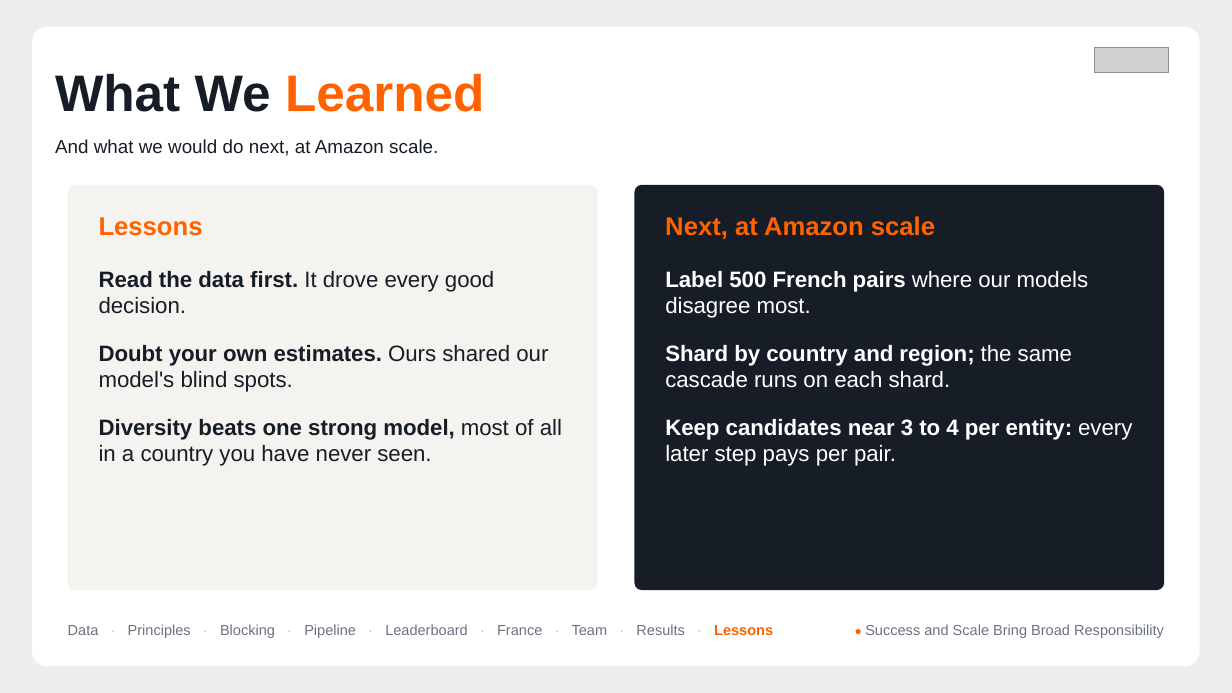
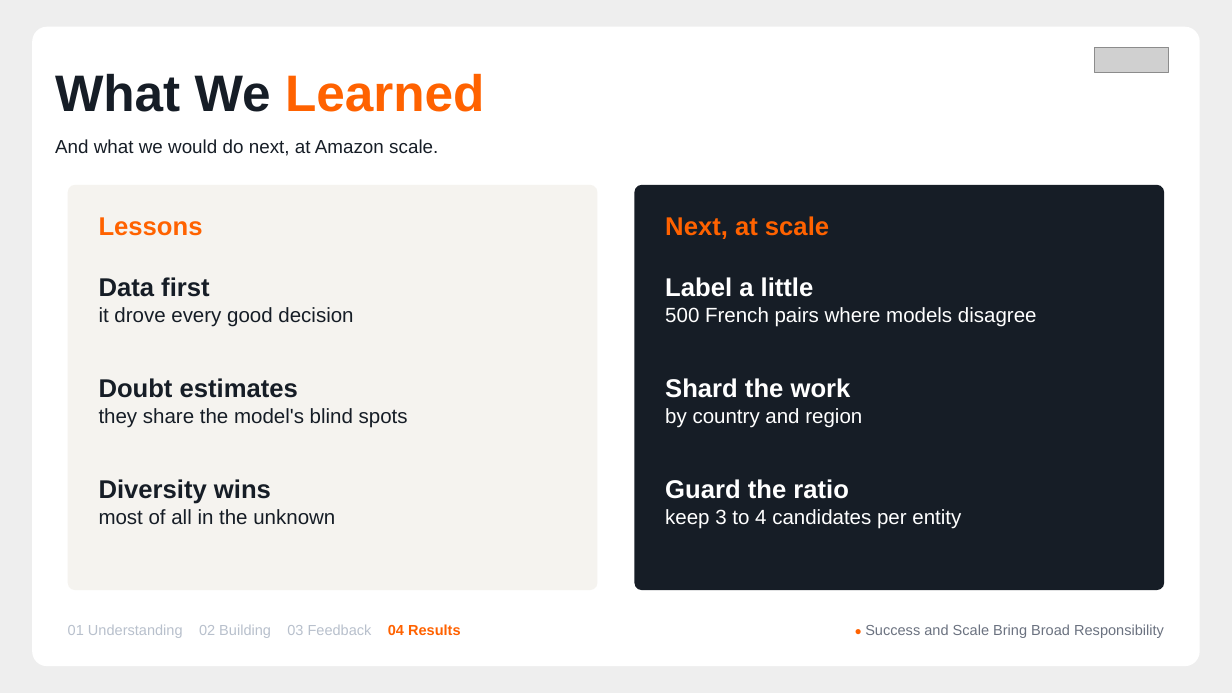
Before and after one commit to AmeyaBorkar/Grenuke, a slide deck: slide 15 of finale/Grenuke_Finale_Deck.pptx (slide 10 before the commit). Drawn at 1232x693 pixels with LibreOffice and Linux fonts; fonts in the diff are those of the drawing; grey boxes stand for pictures. Boxes give left, top, right and bottom in pixels: in the first picture for what was removed or moved away, otherwise in the second. Text is boxed around its words. In the diff, an @@ line names an element or a change of style, - is before the commit and + after.

```diff
--- a/finale/Grenuke_Finale_Deck.pptx
+++ b/finale/Grenuke_Finale_Deck.pptx
@@ text at <box>665,216,829,239</box>: text changed @@
-Next, at Amazon scale
+Next, at scale
@@ text removed at <box>99,271,562,466</box> @@
-Read the data first. It drove every good decision.
-Doubt your own estimates. Ours shared our model's blind spots.
-Diversity beats one strong model, most of all in a country you have never seen.
@@ text added at <box>99,277,353,327</box>, 12 pt, text #161D26 @@
+Data first
+it drove every good decision
@@ text removed at <box>665,271,1132,466</box> @@
-Label 500 French pairs where our models disagree most.
-Shard by country and region; the same cascade runs on each shard.
-Keep candidates near 3 to 4 per entity: every later step pays per pair.
@@ text added at <box>665,277,1037,327</box>, 12 pt, text #FFFFFF @@
+Label a little
+500 French pairs where models disagree
@@ text added at <box>99,378,408,428</box>, 12 pt, text #161D26 @@
+Doubt estimates
+they share the model's blind spots
@@ text added at <box>665,378,862,428</box>, 12 pt, text #FFFFFF @@
+Shard the work
+by country and region
@@ text added at <box>99,479,335,525</box>, 12 pt, text #161D26 @@
+Diversity wins
+most of all in the unknown
@@ text added at <box>665,479,961,529</box>, 12 pt, text #FFFFFF @@
+Guard the ratio
+keep 3 to 4 candidates per entity
@@ text at <box>68,624,461,638</box>: text changed; text colour #6B7280 to #B8C0CC @@
-Data · Principles · Blocking · Pipeline · Leaderboard · France · Team · Results · Lessons
+01 Understanding 02 Building 03 Feedback 04 Results
```
Also in this commit, not shown: 5 other slides changed, 8 slides added, 3 slides removed, 2 other files.
